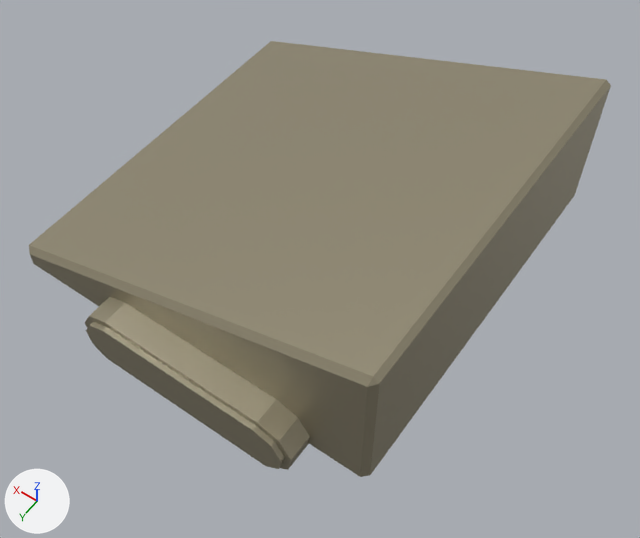
What one commit did to the Blender file assets/models/robot.blend.
The view is the same before and after, from a 50 mm camera at (-1.72, 2.39, 3.56) aimed at (-0.19, 0.25, 0.19). Arrows for +X, +Y and +Z are at lower left; the lights stay in place.

The first picture shows 'Drive', 'Robot'.
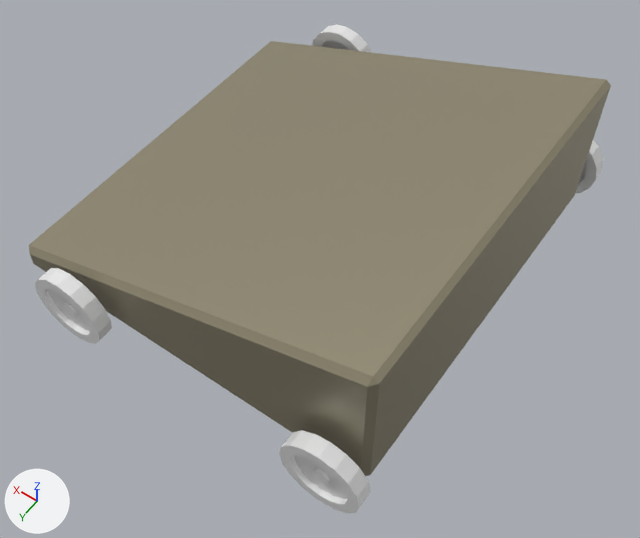
Commit message: Add wheel spinning example

What differs and where, as boxes (x1, y1, x2, y2) in the pictures (640 x 538 px):
'Drive', deleted: before (85, 297, 310, 470)
'WheelBackLeft', added: after (279, 430, 371, 513)
'WheelFrontLeft', added: after (35, 268, 112, 344)
'WheelFrontRight', added: after (312, 24, 372, 53)
'WheelBackRight', added: after (576, 140, 603, 193)

The edits, one by one:
Mesh me_circle_003 is new.
It has 176 vertices, 162 faces and spans x -0.2..0.2, y -0.041..0.041, z -0.2..0.2.
Mesh me_circle_002 is new.
It has 176 vertices, 162 faces and spans x -0.2..0.2, y -0.041..0.041, z -0.2..0.2.
Mesh me_circle_001 is new.
It has 176 vertices, 162 faces and spans x -0.2..0.2, y -0.041..0.041, z -0.2..0.2.
Mesh me_circle is new.
It has 176 vertices, 162 faces and spans x -0.2..0.2, y -0.041..0.041, z -0.2..0.2.
Object 'Drive' (ob_drive) is deleted.
Object 'WheelBackLeft' (ob_wheelbackleft) is new; it shows me_circle_003.
Its parent is ob_robot.
Its location is (-0.819, 1.1, 0.2).
Object 'WheelBackRight' (ob_wheelbackright) is new; it shows me_circle_002.
Its parent is ob_robot.
Its location is (-0.819, -1.1, 0.2).
Object 'WheelFrontLeft' (ob_wheelfrontleft) is new; it shows me_circle_001.
Its parent is ob_robot.
Its location is (0.609, 1.1, 0.2).
Object 'WheelFrontRight' (ob_wheelfrontright) is new; it shows me_circle.
Its parent is ob_robot.
Its location is (0.609, -1.1, 0.2).
